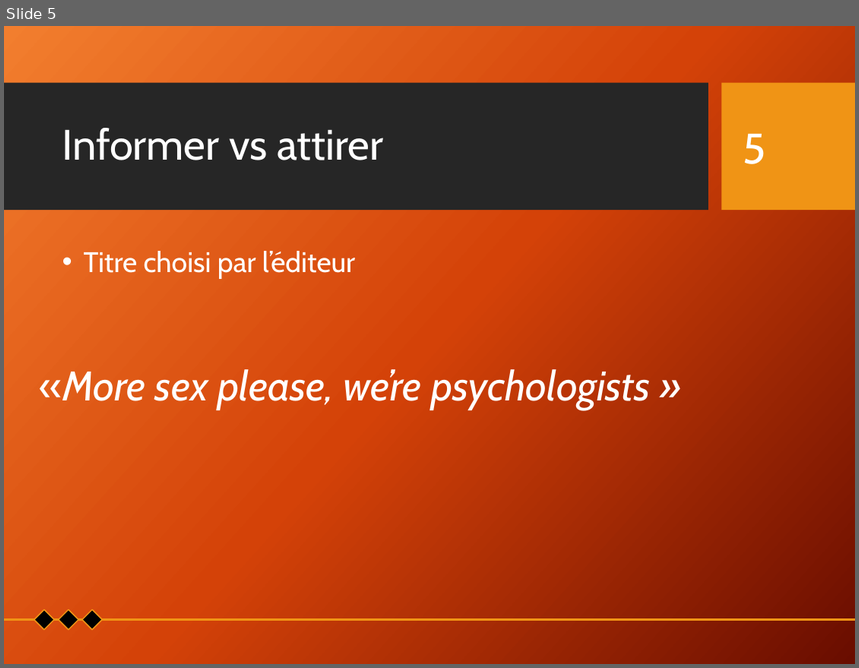
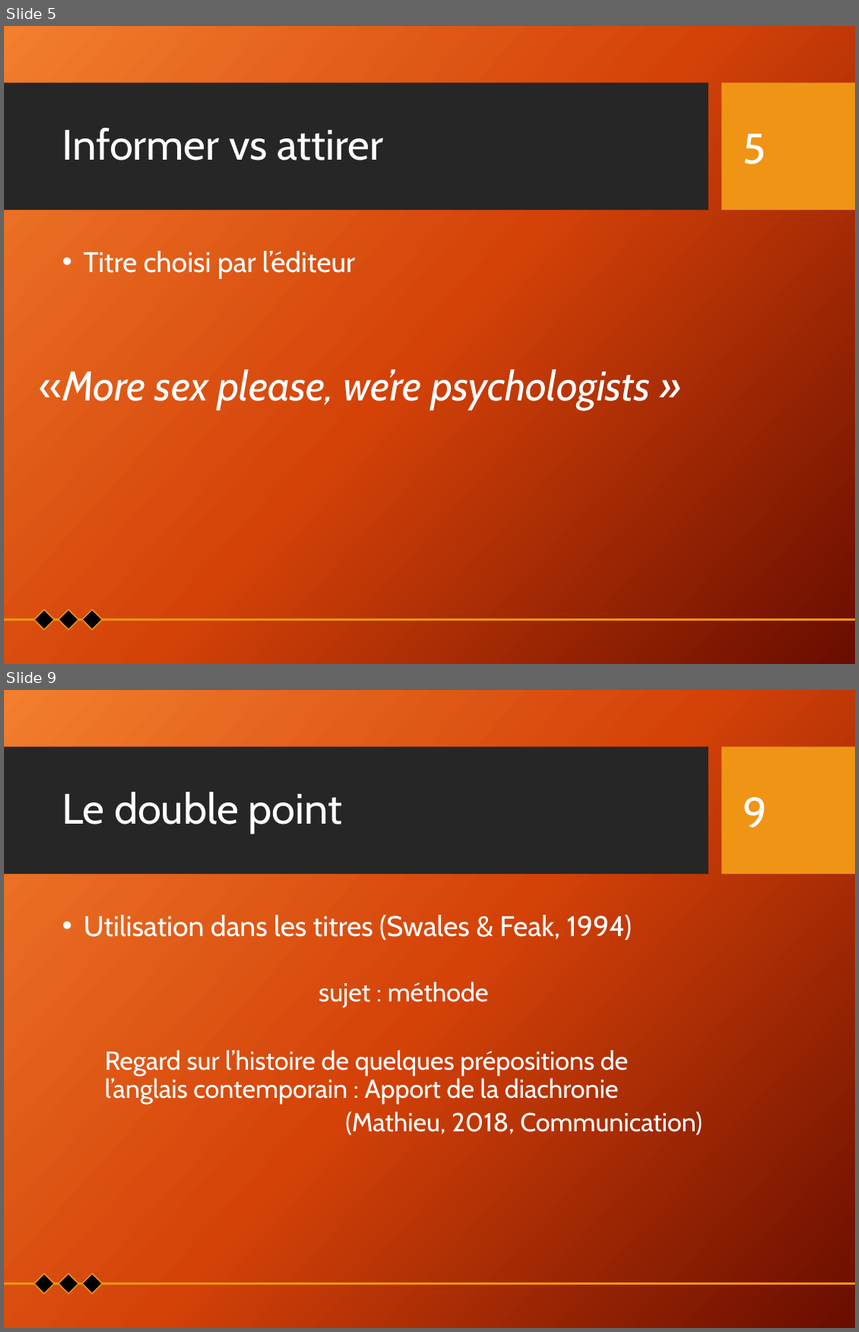
Before and after one commit to Xitog/tal, a slide deck: dossiers/Final - Présentation Projet de recherche.pptx. Shown one above the other, each under a label of ours: slide 5 before the commit, slides 5 and 9 after it; the slides between them are not shown. The pictures are 859x668 and 859x1332 pixels, drawn with LibreOffice and Linux fonts; fonts in the diff are those of the drawing; background and template pictures are left out. Boxes give left, top, right and bottom in pixels: in the first picture for what was removed or moved away, otherwise in the second. Text is boxed around its words. In the diff, an @@ line names an element or a change of style, - is before the commit and + after.

```diff
--- a/dossiers/Final - Présentation Projet de recherche.pptx
+++ b/dossiers/Final - Présentation Projet de recherche.pptx
@@ slide 9 added at (x1=4, y1=690, x2=855, y2=1328), background picture (left out); not listed: 2 template elements that a slide beside it also shows @@
@@ title added at (x1=62, y1=792, x2=343, y2=834), 36 pt, text #FFFFFF @@
+Le double point
@@ page number added at (x1=743, y1=797, x2=768, y2=828), 36 pt, text #FFFFFF @@
+9
@@ text added at (x1=84, y1=915, x2=702, y2=1135), 22 pt, text #FFFFFF @@
+• Utilisation dans les titres (Swales & Feak, 1994)
+  sujet : méthode
+  Regard sur l’histoire de quelques prépositions de l’anglais contemporain : Apport de la diachronie
+  (Mathieu, 2018, Communication)
@@ group added at (x1=4, y1=1274, x2=855, y2=1294): 3 diamonds, 1 line @@
```
Also in this commit, not shown: 8 slides changed, 15 other slides added.
